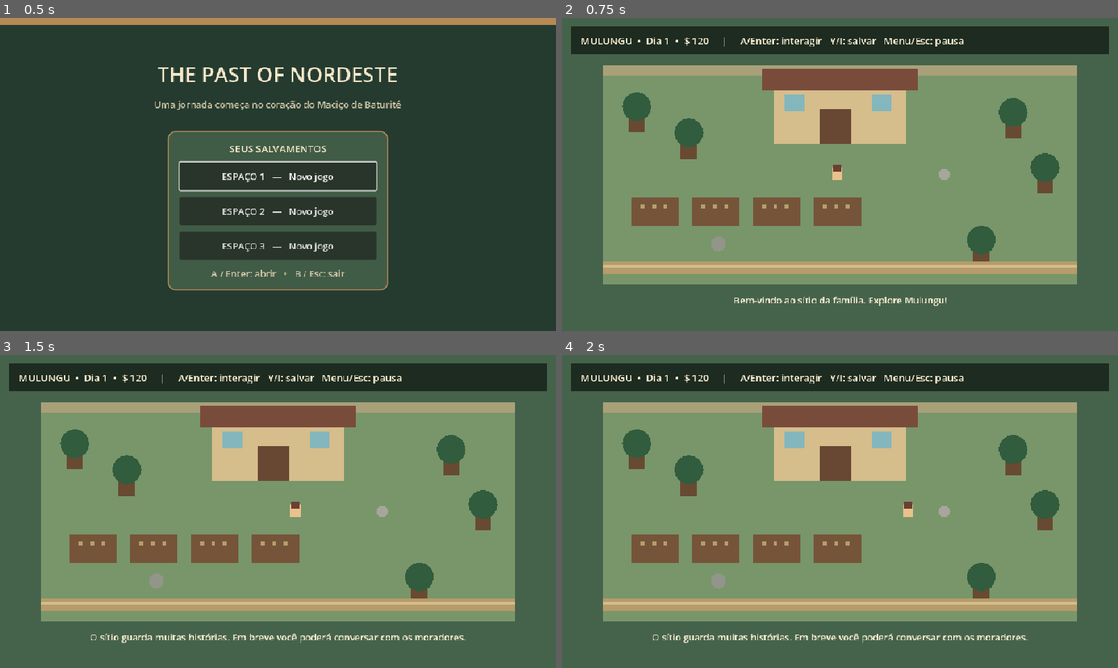
Above: before the commit, frames 1-4 (two rows, left to right).
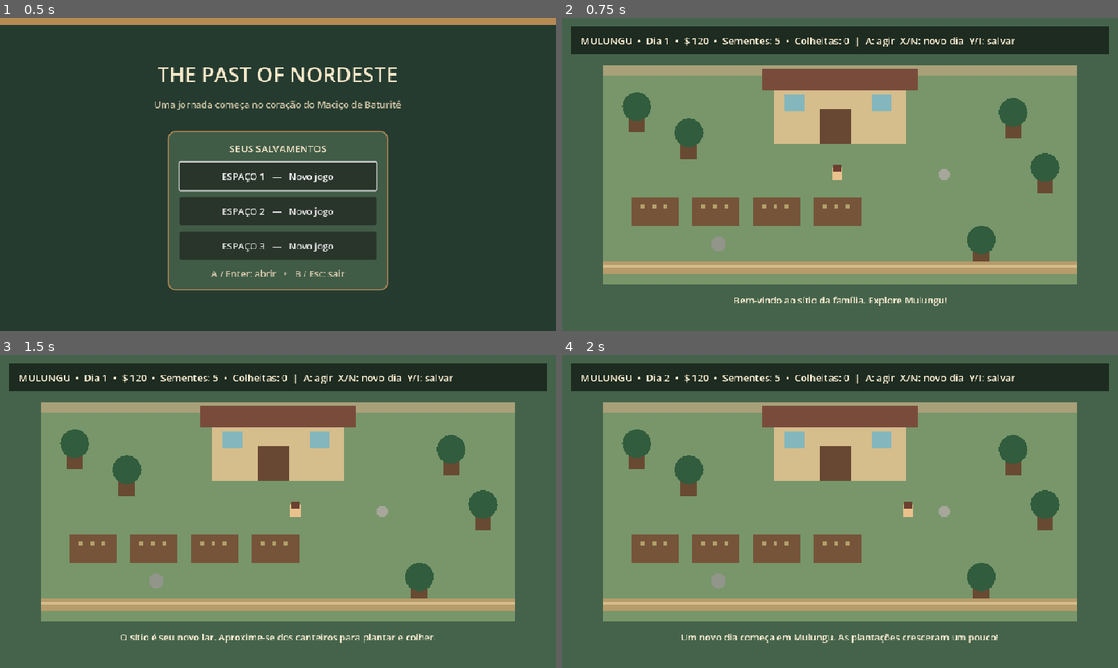
Above: after the commit, the same moments.

Repository: fbsdfb053-commits/The-past-of-Nordeste
Game: Godot game, scene res://scenes/main.tscn
Two runs of this game, one before a commit and one after it. Both use one fixed random seed, a clock stepped at 60 frames per second and the inputs below.
Inputs:
- Up to frame 1 (0.5 s): no input
- Up to frame 2 (0.75 s): click "ESPAÇO 1 — Novo jogo" at 0.5 s
- Up to frame 3 (1.5 s): tap Enter (interact) at 1.25 s; hold D (move_right) from 1.28 s (still down); hold Enter (interact) from 1.28 s (still down)
- Up to frame 4 (2 s): keep holding D (move_right); keep holding Enter (interact); tap Space at 1.52 s; tap N (advance_day, bound only after the commit) at 1.55 s

Frame 1 is identical in both runs. In frame 2, 0.7% of the frame differs, in the area x 27-82%, y 6-10%; in frame 3, 1.4%; in frame 4, 1.5%, in the area x 16-84%, y 6-92%.

Commit message:
Add save slots and first farming loop

Diff:
--- a/scripts/game.gd
+++ b/scripts/game.gd
@@ -1,7 +1,10 @@
 extends Node2D
 
 const PLAYER_SPEED := 175.0
-const SAVE_SLOT := 1
+var SAVE_SLOT := 1
+var seeds := 5
+var harvested := 0
+var planted: Array[bool] = [false, false, false, false]
 
 var player: CharacterBody2D
 var hud_label: Label
@@ -12,6 +15,7 @@
 
 func _ready() -> void:
 	_setup_input()
+	SAVE_SLOT = SaveManager.active_slot
 	_build_world()
 	_build_player()
 	_build_ui()
@@ -27,6 +31,8 @@
 	_add_key_action("interact", [KEY_ENTER, KEY_SPACE, KEY_E])
 	_add_key_action("quick_save", [KEY_I, KEY_Y])
 	_add_key_action("pause", [KEY_ESCAPE])
+	_add_key_action("advance_day", [KEY_N])
+	_add_joy_action("advance_day", JOY_BUTTON_X)
 	_add_joy_action("interact", JOY_BUTTON_A)
 	_add_joy_action("quick_save", JOY_BUTTON_Y)
 	_add_joy_action("pause", JOY_BUTTON_START)
@@ -150,7 +156,9 @@
 
 func _unhandled_input(event: InputEvent) -> void:
 	if event.is_action_pressed("interact"):
-		_show_message("O sítio guarda muitas histórias. Em breve você poderá conversar com os moradores.")
+		_interact()
+	elif event.is_action_pressed("advance_day"):
+		_advance_day()
 	elif event.is_action_pressed("quick_save"):
 		_save()
 	elif event.is_action_pressed("pause"):
@@ -176,10 +184,15 @@
 	player.position = Vector2(float(data.get("player_x", 475.0)), float(data.get("player_y", 270.0)))
 	day = int(data.get("day", 1))
 	money = int(data.get("money", 120))
+	seeds = int(data.get("seeds", 5))
+	harvested = int(data.get("harvested", 0))
+	var saved_plots = data.get("planted", [false, false, false, false])
+	for i in range(min(4, saved_plots.size())):
+		planted[i] = bool(saved_plots[i])
 	_update_hud()
 
 func _save() -> void:
-	var data := {"player_x": player.position.x, "player_y": player.position.y, "day": day, "money": money}
+	var data := {"player_x": player.position.x, "player_y": player.position.y, "day": day, "money": money, "seeds": seeds, "harvested": harvested, "planted": planted}
 	if SaveManager.save_game(SAVE_SLOT, data):
 		_show_message("Jogo salvo no espaço 1!")
 	else:
@@ -189,6 +202,31 @@
 	if message_label != null:
 		message_label.text = value
 
+func _interact() -> void:
+	if player.position.y > 285 and player.position.y < 380 and player.position.x > 105 and player.position.x < 835:
+		var plot := clampi(int((player.position.x - 120.0) / 105.0), 0, 3)
+		if planted[plot]:
+			planted[plot] = false
+			harvested += 1
+			money += 18
+			_show_message("Colheita feita! Você vendeu a produção por $ 18.")
+		elif seeds > 0:
+			seeds -= 1
+			planted[plot] = true
+			_show_message("Semente plantada. Avance o dia com X / N para acompanhar o cultivo.")
+		else:
+			_show_message("Você não tem sementes. Por enquanto, explore e volte depois.")
+	else:
+		_show_message("O sítio é seu novo lar. Aproxime-se dos canteiros para plantar e colher.")
+
+func _advance_day() -> void:
+	day += 1
+	for i in range(planted.size()):
+		if planted[i]:
+			money += 4
+	_update_hud()
+	_show_message("Um novo dia começa em Mulungu. As plantações cresceram um pouco!")
+
 func _update_hud() -> void:
 	if hud_label != null:
-		hud_label.text = "MULUNGU  •  Dia %d  •  $ %d     |     A/Enter: interagir   Y/I: salvar   Menu/Esc: pausa" % [day, money]
+		hud_label.text = "MULUNGU  •  Dia %d  •  $ %d  •  Sementes: %d  •  Colheitas: %d  |  A: agir  X/N: novo dia  Y/I: salvar" % [day, money, seeds, harvested]
